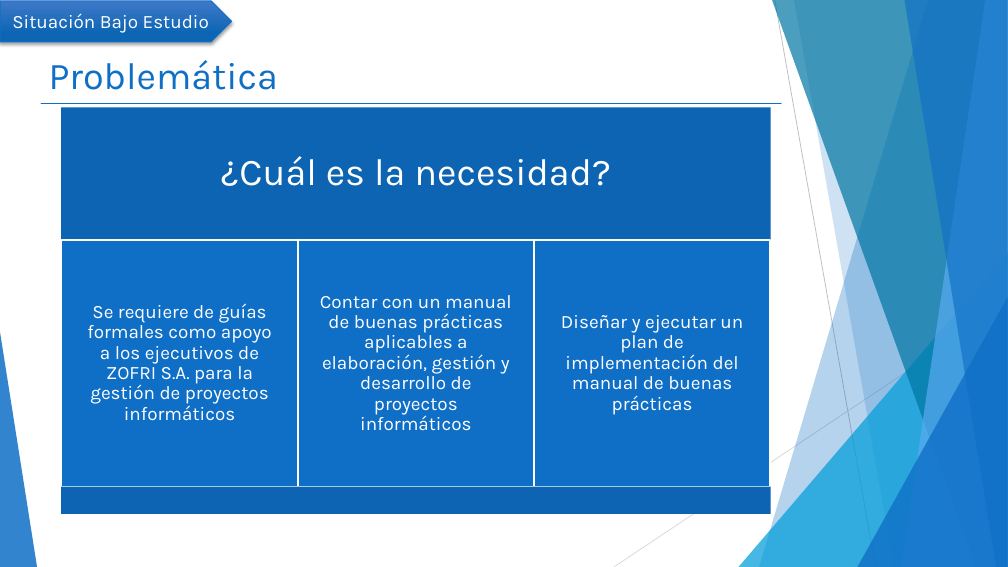
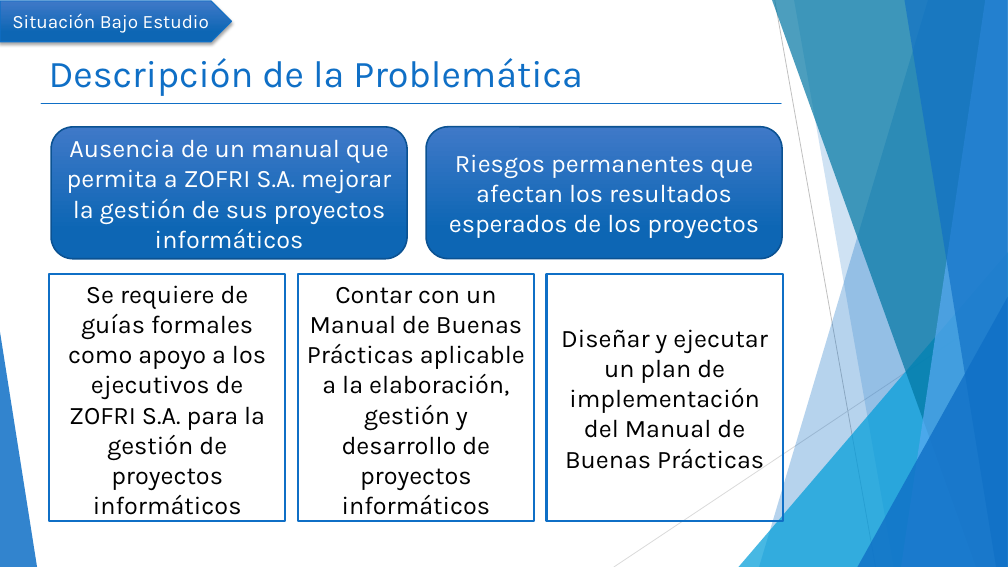
Before and after one commit to mcamara75/tituloUnap, a slide deck: slide 8 of 2018/TT IQQ 2018 Camara y Garay.pptx (slide 10 before the commit). Drawn at 1008x567 pixels with LibreOffice and Linux fonts; fonts in the diff are those of the drawing. Boxes give left, top, right and bottom in pixels: in the first picture for what was removed or moved away, otherwise in the second. Text is boxed around its words. In the diff, an @@ line names an element or a change of style, - is before the commit and + after.

```diff
--- a/2018/TT IQQ 2018 Camara y Garay.pptx
+++ b/2018/TT IQQ 2018 Camara y Garay.pptx
@@ title at [49, 58, 582, 96]: text changed @@
-Problemática
+Descripción de la Problemática
@@ rectangle removed at [61, 107, 771, 240] @@
@@ rounded rectangle added at [51, 127, 408, 259], fill gradient #4079C9 to #0E66B5, outline #0B5292 1.5 pt, 24 pt, text #FFFFFF @@
+Ausencia de un manual que permita a ZOFRI S.A. mejorar la gestión de sus proyectos informáticos
@@ rounded rectangle added at [426, 127, 783, 259], fill gradient #4079C9 to #0E66B5, outline #0B5292 1.5 pt, 24 pt, text #FFFFFF @@
+Riesgos permanentes que afectan los resultados esperados de los proyectos
@@ text removed at [221, 156, 611, 186] @@
-¿Cuál es la necesidad?
@@ rectangle removed at [61, 240, 298, 486] @@
@@ rectangle removed at [298, 240, 535, 486] @@
@@ rectangle removed at [534, 240, 771, 486] @@
@@ rectangle "Se requiere de guías formales ...": place and size @@
-rectangle "Se requiere de guías formales ..." at [87, 303, 272, 421]
+rectangle "Se requiere de guías formales ..." at [49, 274, 286, 521]
@@ rectangle "Se requiere de guías formales ..." at [49, 274, 286, 521]: size 18 to 24 pt, text colour #FFFFFF to #000000; line spacing 0.9 to 1; less space between paragraphs; vertical alignment middle to top; outline none to #0F6FC6 2.25 pt @@
@@ rectangle "Contar con un Manual de ...": place and size @@
-rectangle "Contar con un Manual de ..." at [320, 295, 512, 431]
+rectangle "Contar con un Manual de ..." at [298, 274, 535, 521]
@@ rectangle "Contar con un Manual de ..." at [298, 274, 535, 521]: vertical alignment middle to top; outline none to #0F6FC6 2.25 pt @@
@@ text in rectangle at [307, 287, 525, 521]: text changed; size 18 to 24 pt; text colour #FFFFFF to #000000 @@
-Contar con un manual de buenas prácticas aplicables a elaboración, gestión y desarrollo de proyectos informáticos
+Contar con un Manual de Buenas Prácticas aplicable a la elaboración, gestión y desarrollo de proyectos informáticos
@@ rectangle "Diseñar y ejecutar un plan ...": place and size @@
-rectangle "Diseñar y ejecutar un plan ..." at [561, 315, 743, 415]
+rectangle "Diseñar y ejecutar un plan ..." at [547, 274, 783, 521]
@@ rectangle "Diseñar y ejecutar un plan ..." at [547, 274, 783, 521]: outline none to #0F6FC6 2.25 pt @@
@@ text in rectangle at [561, 329, 767, 469]: text changed; size 18 to 24 pt; text colour #FFFFFF to #000000 @@
-Diseñar y ejecutar un plan de implementación del manual de buenas prácticas
+Diseñar y ejecutar un plan de implementación del Manual de Buenas Prácticas
@@ rectangle removed at [61, 487, 771, 514] @@
```
Also in this commit, not shown: 3 other slides changed, 1 slide added, 3 slides removed.
